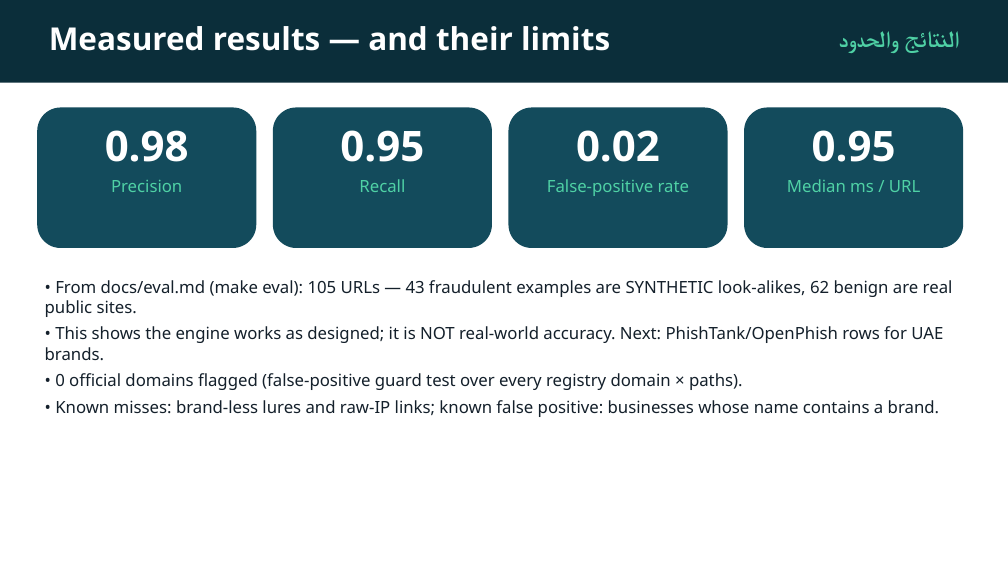
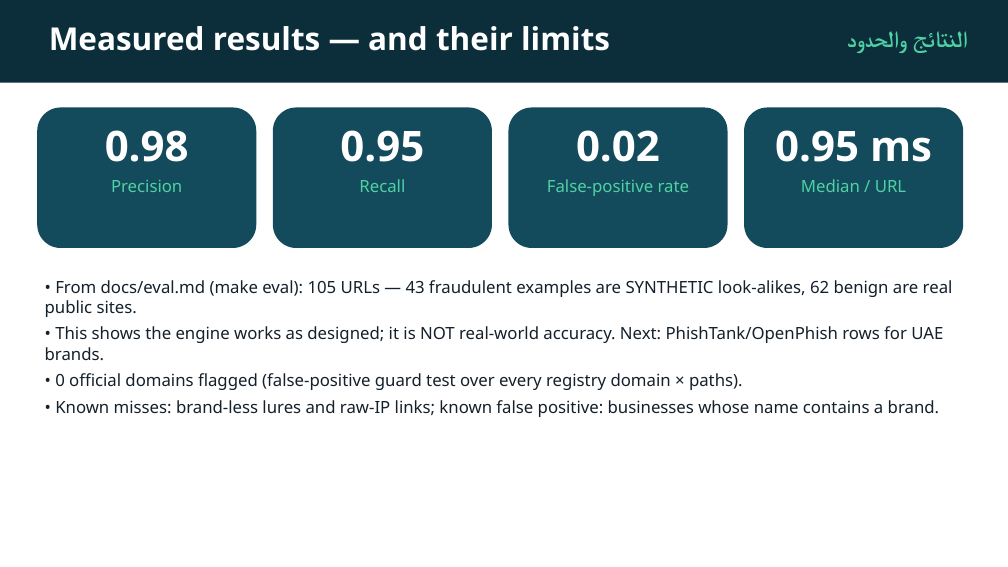
Before and after one commit to mohamed11uk-oss/baseera, a slide deck: slide 10 of docs/Baseera.pptx. Drawn at 1008x567 pixels with LibreOffice and Linux fonts; fonts in the diff are those of the drawing. Boxes give left, top, right and bottom in pixels: in the first picture for what was removed or moved away, otherwise in the second. Text is boxed around its words. In the diff, an @@ line names an element or a change of style, - is before the commit and + after.

```diff
--- a/docs/Baseera.pptx
+++ b/docs/Baseera.pptx
@@ text "النتائج والحدود": place and size @@
-text "النتائج والحدود" at [904, 31, 959, 53]
+text "النتائج والحدود" at [913, 31, 968, 53]
@@ text at [775, 130, 932, 192]: text changed @@
-0.95
-Median ms / URL
+0.95 ms
+Median / URL
```
Also in this commit, not shown: 10 other slides changed, 1 slide added, 1 slide removed.
